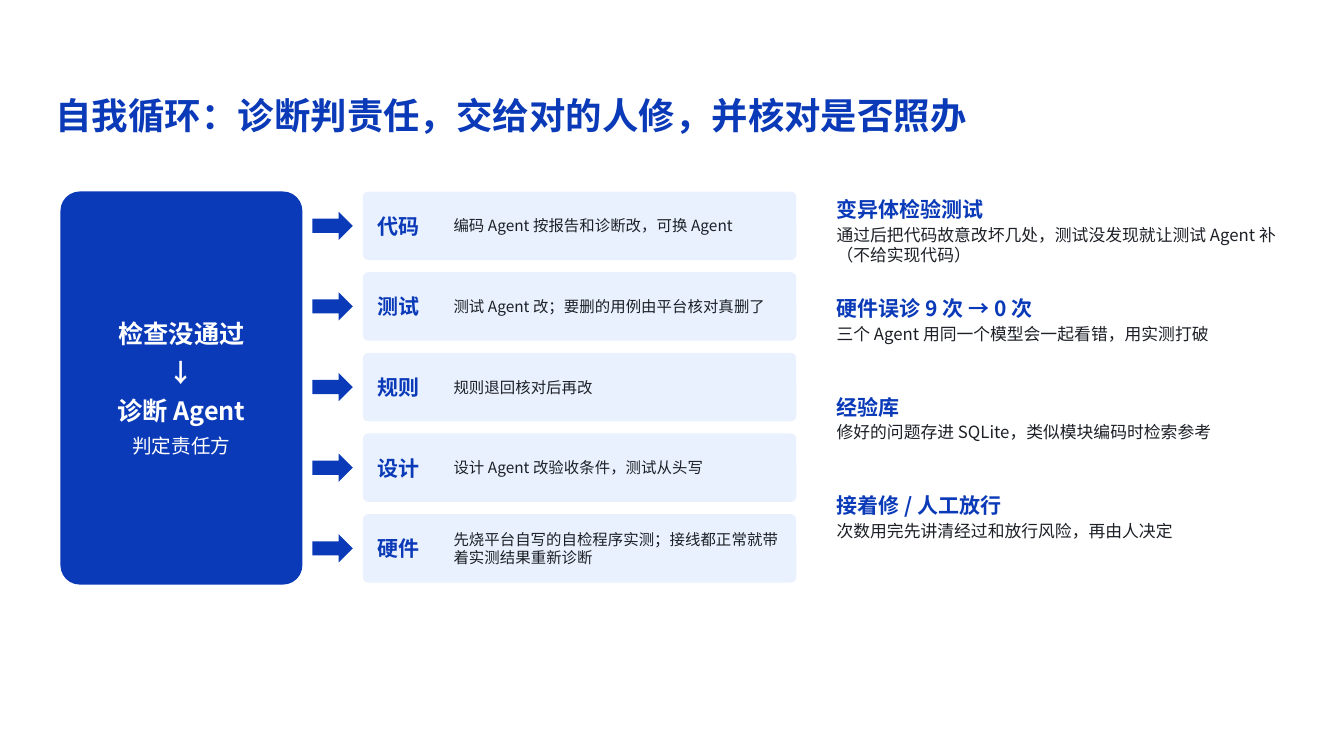
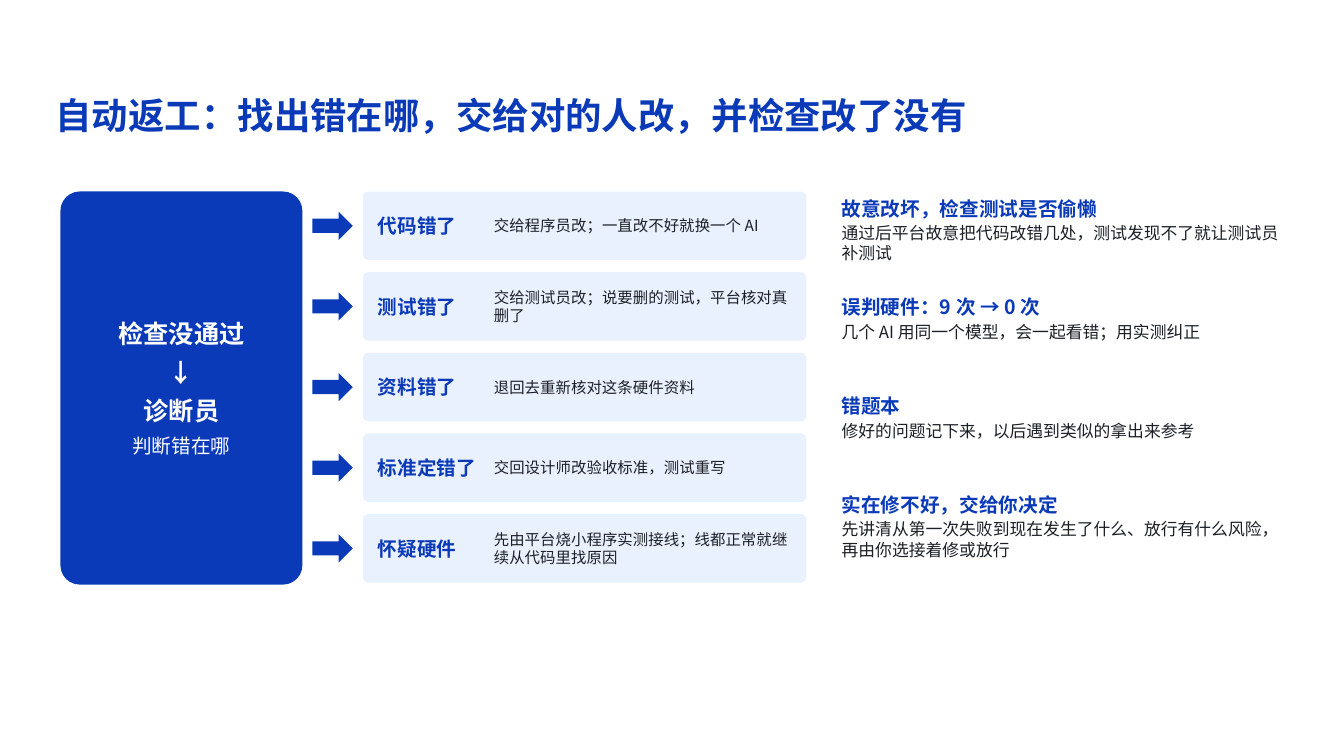
Before and after one commit to z-xxkk/firmforge, a slide deck: slide 9 of submission/方案讲解.pptx. Drawn at 1344x756 pixels with LibreOffice and Linux fonts; fonts in the diff are those of the drawing; background and template pictures are left out. Boxes give left, top, right and bottom in pixels: in the first picture for what was removed or moved away, otherwise in the second. Text is boxed around its words. In the diff, an @@ line names an element or a change of style, - is before the commit and + after.

```diff
--- a/submission/方案讲解.pptx
+++ b/submission/方案讲解.pptx
@@ text at box(55, 97, 966, 134): text changed @@
-自我循环：诊断判责任，交给对的人修，并核对是否照办
+自动返工：找出错在哪，交给对的人改，并检查改了没有
@@ rounded rectangle: place and size @@
-rounded rectangle at box(363, 192, 797, 260)
+rounded rectangle at box(363, 192, 807, 260)
@@ text at box(842, 199, 1279, 261): text changed @@
-变异体检验测试
-通过后把代码故意改坏几处，测试没发现就让测试 Agent 补（不给实现代码）
+故意改坏，检查测试是否偷懒
+通过后平台故意把代码改错几处，测试发现不了就让测试员补测试
@@ text at box(378, 216, 457, 235): text changed; size 15 to 14 pt @@
-代码
+代码错了
@@ text at box(494, 218, 759, 234): text changed @@
-编码 Agent 按报告和诊断改，可换 Agent
+交给程序员改；一直改不好就换一个 AI
@@ rounded rectangle: place and size @@
-rounded rectangle at box(363, 272, 797, 341)
+rounded rectangle at box(363, 272, 807, 341)
@@ text at box(378, 297, 457, 316): text changed; size 15 to 14 pt @@
-测试
+测试错了
@@ text at box(494, 290, 787, 323): text changed @@
-测试 Agent 改；要删的用例由平台核对真删了
+交给测试员改；说要删的测试，平台核对真删了
@@ text at box(842, 297, 1200, 341): text changed @@
-硬件误诊 9 次 → 0 次
-三个 Agent 用同一个模型会一起看错，用实测打破
+误判硬件：9 次 → 0 次
+几个 AI 用同一个模型，会一起看错；用实测纠正
@@ rounded rectangle: place and size @@
-rounded rectangle at box(363, 353, 797, 421)
+rounded rectangle at box(363, 353, 807, 421)
@@ text at box(378, 377, 457, 396): text changed; size 15 to 14 pt @@
-规则
+资料错了
@@ text at box(494, 380, 695, 395): text changed @@
-规则退回核对后再改
+退回去重新核对这条硬件资料
@@ text at box(132, 398, 230, 455): text changed; size 18 to 14 pt; bold off @@
-诊断 Agent
-判定责任方
+诊断员
+判断错在哪
@@ text at box(842, 396, 1195, 439): text changed @@
-经验库
-修好的问题存进 SQLite，类似模块编码时检索参考
+错题本
+修好的问题记下来，以后遇到类似的拿出来参考
@@ rounded rectangle: place and size @@
-rounded rectangle at box(363, 434, 797, 502)
+rounded rectangle at box(363, 434, 807, 502)
@@ text at box(378, 458, 476, 477): text changed; size 15 to 14 pt @@
-设计
+标准定错了
@@ text at box(494, 460, 726, 475): text changed @@
-设计 Agent 改验收条件，测试从头写
+交回设计师改验收标准，测试重写
@@ text at box(842, 495, 1279, 558): text changed @@
-接着修 / 人工放行
-次数用完先讲清经过和放行风险，再由人决定
+实在修不好，交给你决定
+先讲清从第一次失败到现在发生了什么、放行有什么风险，再由你选接着修或放行
@@ rounded rectangle: place and size @@
-rounded rectangle at box(363, 514, 797, 583)
+rounded rectangle at box(363, 514, 807, 583)
@@ text at box(378, 539, 457, 558): text changed; size 15 to 14 pt @@
-硬件
+怀疑硬件
@@ text at box(494, 532, 788, 565): text changed @@
-先烧平台自写的自检程序实测；接线都正常就带着实测结果重新诊断
+先由平台烧小程序实测接线；线都正常就继续从代码里找原因
```
Also in this commit, not shown: 13 other slides changed, 1 slide added, 1 slide removed, 1 other file.
